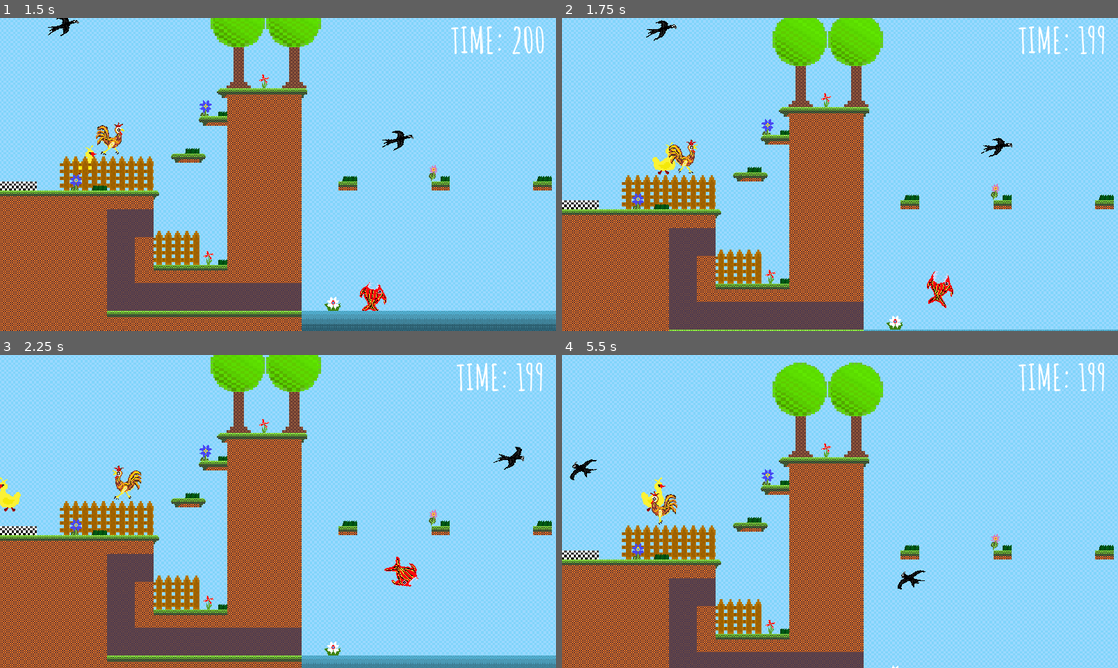
Above: before the commit, frames 1-4 (two rows, left to right).
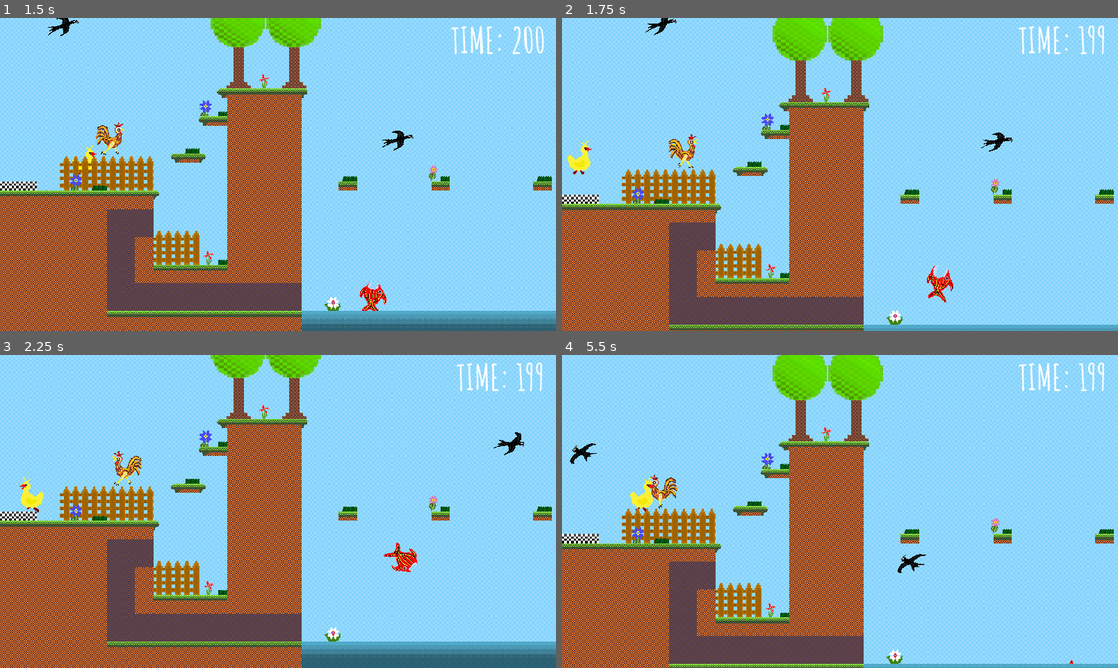
Above: after the commit, the same moments.

Repository: pangeon/DuckAdventure
Game: Godot game, scene res://scenes/game_2.tscn
Two runs of this game, one before a commit and one after it. Both use one fixed random seed, a clock stepped at 60 frames per second and the inputs below. This scene is started directly instead of the project's main scene. Sound files missing from this copy of the repository are replaced by a short silence.
Inputs:
- Up to frame 1 (1.5 s): tap Enter (reset) at 0.5 s; hold Right (move_right) from 0.53 s (still down); tap Up (jump) at 0.6, 0.77, 1.07, 1.35 s
- Up to frame 2 (1.75 s): keep holding Right (move_right); tap Up (jump) at 1.52 s
- Up to frame 3 (2.25 s): tap Up (jump) at 1.82, 2.1 s; release Right (move_right) at 2.03 s; hold Left (move_left) from 2.03 s (still down)
- Up to frame 4 (5.5 s): tap Up (jump) at 2.85, 3.02, 3.32, 3.6, 3.77, 4.07, 4.35, 4.52, 4.82, 5.1 s; release Left (move_left) at 4.28 s; hold Right (move_right) from 4.28 s (still down)

Frame 1 is identical in both runs. In frame 2, 41% of the frame differs, in the area x 0-100%, y 0-100%; in frame 3, 37%; in frame 4, 81%.

Commit message:
ver. 1.2 - add sounds and music

Diff:
--- a/project.godot
+++ b/project.godot
@@ -14,6 +14,10 @@
 run/main_scene="res://scenes/ui.tscn"
 config/features=PackedStringArray("4.1", "Forward Plus")
 config/icon="res://icon.svg"
+
+[autoload]
+
+jukebox="*res://scripts/jukebox.gd"
 
 [display]
 
--- a/scripts/game.gd
+++ b/scripts/game.gd
@@ -18,6 +18,8 @@
 func _ready() -> void:
 	ui.show_timer()
 	ui.hide_main_menu()
+
+	jukebox.play_music("res://assets/audio/game_soundtrack.wav", -8, "Game melody")
 	end_level_info.visible = false
 	player.global_position = start_position.get_start_position()
 	end_level_marker.body_entered.connect(_on_exit_body_entered)
@@ -47,26 +49,27 @@
 		get_tree().reload_current_scene()
 
 func _on_deathzone_body_entered(_body: Player) -> void:
-	await get_tree().create_timer(0.3).timeout
+	jukebox.play_sound("res://assets/audio/hit.wav", "deathzone hit")
 	reset_player_position()
 
 func _on_enemy_player_touch() -> void:
-	await get_tree().create_timer(0.3).timeout
+	jukebox.play_sound("res://assets/audio/hit.wav", "rooster enemy hit")
 	reset_player_position()
 
 func _on_crow_flight_touch_enemy_on_path() -> void:
-	await get_tree().create_timer(0.3).timeout
+	jukebox.play_sound("res://assets/audio/hit.wav", "crow enemy hit")
 	reset_player_position()
 
 func _on_fish_swim_touch_enemy_on_path() -> void:
-	await get_tree().create_timer(0.3).timeout
+	jukebox.play_sound("res://assets/audio/hit.wav", "fish enemy hit")
 	reset_player_position()
 
 func _on_exit_body_entered(body: CharacterBody2D) -> void:
 	if (body is Player) and (next_level != null):
+		jukebox.play_music("res://assets/audio/win.wav", 0, "Win melody")
 		end_level_info.visible = true
 		win = true
-		await get_tree().create_timer(1.5).timeout
+		await get_tree().create_timer(2.5).timeout
 		get_tree().change_scene_to_packed(next_level)
 	else:
 		ui.show_main_menu()
--- /dev/null
+++ b/scripts/jukebox.gd
@@ -0,0 +1,20 @@
+extends Node
+
+var music_player: AudioStreamPlayer = AudioStreamPlayer.new()
+var sound_player: AudioStreamPlayer = AudioStreamPlayer.new()
+
+func play_music(music_path: String, volume: int, player_name: String):
+	music_player.stream = load(music_path)
+	music_player.volume_db = volume
+	music_player.name = player_name
+	add_child(music_player)
+	music_player.play()
+
+func play_sound(sound_path: String, player_name: String):
+	sound_player.stream = load(sound_path)
+	music_player.name = player_name
+	add_child(sound_player)
+	sound_player.play()
+
+	await sound_player.finished
+	remove_child(sound_player)
--- a/scripts/player.gd
+++ b/scripts/player.gd
@@ -16,6 +16,7 @@
 
 	if Input.is_action_just_pressed("jump") && is_on_floor():
 		velocity.y = -jump_power
+		jukebox.play_sound("res://assets/audio/jump.wav", "jump sound")
 
 	direction = Input.get_axis("move_left", "move_right")
 
--- a/scripts/ui.gd
+++ b/scripts/ui.gd
@@ -4,6 +4,7 @@
 @onready var main_menu: Control = $StartMenu
 
 func _ready() -> void:
+	jukebox.play_music("res://assets/audio/start_soundtrack.wav", -20, "Start melody")
 	hide_timer()
 
 func set_timer(remaining_time: int) -> void:
Not shown, added: assets/audio/game_soundtrack.wav.import
Not shown, added: assets/audio/hit.wav.import
Not shown, added: assets/audio/jump.wav.import
Not shown, added: assets/audio/start_soundtrack.wav.import
Not shown, added: assets/audio/win.wav.import
Binary file added: screens/1.png
Not shown, added: screens/1.png.import
Binary file added: screens/2.png
Not shown, added: screens/2.png.import
Binary file added: screens/3.png
Not shown, added: screens/3.png.import
Binary file added: screens/4.png
(and 11 more such lines)
